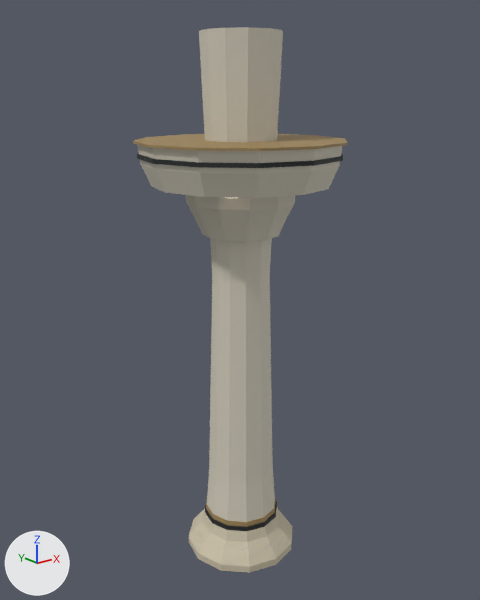
The glTF model BlenderCatalogue/assets/structural_hospitality/exports/AST-STR-001-H576.glb, before and after one commit.
Both versions are drawn from a camera (50 mm lens) standing at (-5.27, -6.56, 6.32) and looking at (0.02, 0.05, 3.68). The axes (+X, +Y, +Z) are drawn at lower left. The lights are the same throughout. The picture after the commit comes second. Vertices at exactly the same position are counted once.

Script lines for the objects in view, before the commit:
```python
me_str_capital_001 = bpy.data.meshes.new('STR_Capital.001')
me_str_capital_001.from_pydata(...)  # 84 vertices, 164 faces; spans x -1.27..1.27, y -1.27..1.27, z 4.59..5.73
me_str_capital_001.materials.append(mat_ivory_enamel_001)  # picture img_ivory_enamel
me_str_capitalshadow_001 = bpy.data.meshes.new('STR_CapitalShadow.001')
me_str_capitalshadow_001.from_pydata(...)  # a 12-sided cylinder along z spanning x -1.28..1.28, y -1.28..1.28, z 5.55..5.6
me_str_capitalshadow_001.materials.append(mat_dark_rubber_001)  # picture img_dark_rubber
me_str_taperedshaft_001 = bpy.data.meshes.new('STR_TaperedShaft.001')
me_str_taperedshaft_001.from_pydata(...)  # 48 vertices, 92 faces; spans x -0.51..0.51, y -0.51..0.51, z 0.54..7.0
me_str_taperedshaft_001.materials.append(mat_ivory_enamel_001)  # picture img_ivory_enamel
ob_str_capital = bpy.data.objects.new('STR_Capital', me_str_capital_001)
ob_str_capital.location = (0.0, 0.0, 0.0)
ob_str_capitalshadow = bpy.data.objects.new('STR_CapitalShadow', me_str_capitalshadow_001)
ob_str_capitalshadow.location = (0.0, 0.0, 0.0)
ob_str_taperedshaft = bpy.data.objects.new('STR_TaperedShaft', me_str_taperedshaft_001)
ob_str_taperedshaft.location = (0.0, 0.0, 0.0)
# also in view: 'STR_StoneFoot' at (0.0, 0.0, 0.25); 'STR_CeilingBearing' at (0.0, 0.0, 5.74)
```
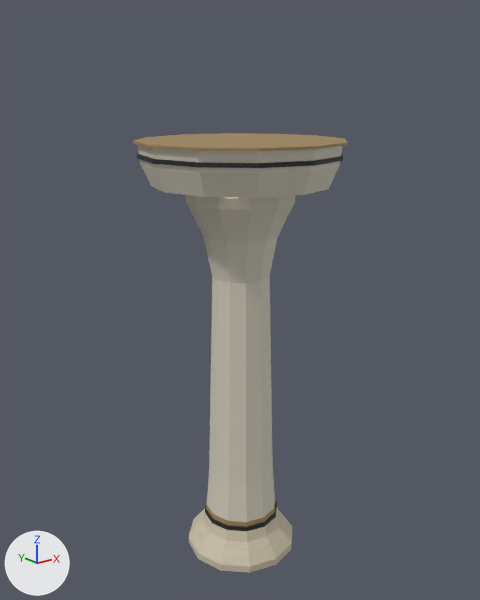
Edits to the scene script, one JSON object a line:
```json
{"block": "me_str_taperedshaft_001", "where": "# used by ob_str_taperedshaft; location = (0.0, 0.0, 0.0)"}
{"op": "remove", "block": "me_str_taperedshaft_001", "code": "me_str_taperedshaft_001.from_pydata(...)  # 48 vertices, 92 faces; spans x -0.51..0.51, y -0.51..0.51, z 0.54..7.0"}
{"op": "add", "block": "me_str_taperedshaft_001", "code": "me_str_taperedshaft_001.from_pydata(...)  # 48 vertices, 92 faces; spans x -0.51..0.51, y -0.51..0.51, z 0.54..4.63"}
{"block": "me_str_taperedshaft_001", "change": "me_str_taperedshaft_001 part 1: all 12 vertices in x -0.5..0.5, y -0.5..0.5, z 7.0 are moved by (0.0, 0.0, -2.37)"}
```

Pixel boxes [x1, y1, x2, y2] of what changed, in the pictures (480 x 600 px; the box of a moved part takes in the faces that stretch with it):
```json
{"object": "STR_TaperedShaft", "change": "reshaped", "before": [199, 27, 283, 522], "after": [203, 235, 278, 522], "on screen": "11% narrower, 42% shorter"}
{"part": 1, "of": "me_str_taperedshaft_001", "change": "moved or reshaped", "before": [199, 27, 283, 283], "after": [203, 235, 278, 283]}
```
